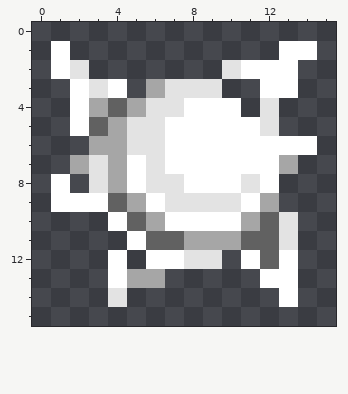
Pixel-art sprite, stored at assets/spellvox/textures/custom/items/dyeable/atom_accent.png. The first picture shows the starting point.
The file is 16x16 pixels.
The result:
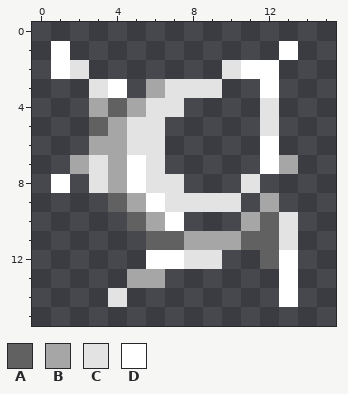
Palette (. is transparent): A #616161  B #a6a6a6  C #e3e3e3  D #ffffff
Diff:
@@ x 0..15 @@
  0 ................
- 1 .D...........DD.
- 2 .DC.......CDDD..
- 3 ..DCD.BCCC..DD..
- 4 ..DBABCCDDD.C...
- 5 ..DABCCDDDDDC...
- 6 ...BBCCDDDDDDDD.
- 7 ..BCBDCDDDDDDB..
- 8 .D.CBDCCDDDCD...
- 9 .DDDABDCCCCDB...
-10 ....DABDDDDBAC..
-11 .....DAABBBAAC..
-12 ....D.DDCC.DAD..
-13 ....DBB.....DD..
+ 1 .D...........D..
+ 2 .DC.......CDD...
+ 3 ...CD.BCCC..D...
+ 4 ...BABCC....C...
+ 5 ...ABCC.....C...
+ 6 ...BBCC.....D...
+ 7 ..BCBDC.....DB..
+ 8 .D.CBDCC...C....
+ 9 ....ABDCCCC.B...
+10 .....ABD...BAC..
+11 ......AABBBAAC..
+12 ......DDCC..AD..
+13 .....BB......D..
 14 ....C........D..
Boxes around the changes in both pictures, in picture pixels (x1, y1, x2, y2):
erased: (51, 41, 317, 288)
